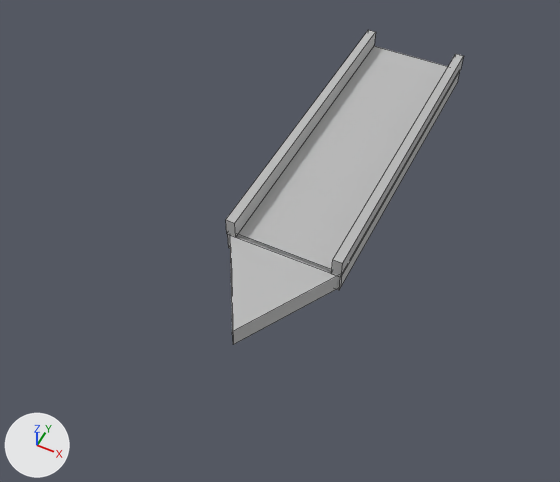
Two versions of the OBJ model TeamCDreamSaver/Models/Tracks/Forest/A - Start.obj, one commit apart.
Rendered twice from a camera (50 mm lens) standing at (107.0, -217.0, 281.0) and looking at (-4.0, 6.0, 2.0). Every picture has the same lights, and +X, +Y and +Z are marked at lower left. Mesh edges are drawn as thin lines. Where no turn or scale is listed for an object, it has been applied to the vertices.

Before the edit, the objects in view are built like this:
```python
me_a___start = bpy.data.meshes.new('A - Start')
me_a___start.from_pydata(...)  # 30 vertices, 23 faces; spans x -30.0..30.0, y -50.0..180.0, z -10.0..10.0
me_a___start.materials.append(mat_initialshadinggroup)  # grey #bcbcbc
ob_a___start = bpy.data.objects.new('A - Start', me_a___start)
ob_a___start.location = (0.0, 0.0, 0.0)
```
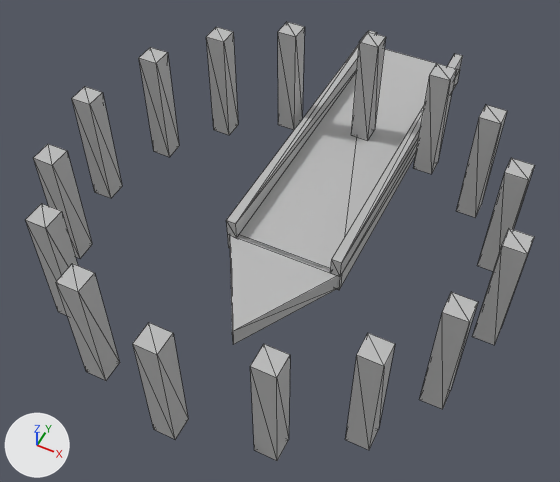
Location of each change, [x1, y1, x2, y2] in pixels of the pictures (560 x 482 px):
'A - Start', reshaped (113% wider, 40% taller)
    before: [226, 30, 464, 344]
    after: [26, 22, 535, 461]
part 1 of me_a___start, added
    after: [351, 32, 386, 140]
part 2 of me_a___start, added
    after: [133, 323, 188, 439]
part 3 of me_a___start, added
    after: [72, 87, 122, 198]
part 4 of me_a___start, added
    after: [472, 228, 534, 345]
part 5 of me_a___start, added
    after: [139, 47, 179, 157]
part 6 of me_a___start, added
    after: [33, 144, 92, 258]
part 7 of me_a___start, added
    after: [477, 158, 535, 271]
part 8 of me_a___start, added
    after: [420, 292, 478, 409]
part 9 of me_a___start, added
    after: [250, 344, 290, 461]
part 10 of me_a___start, added
    after: [56, 263, 120, 381]
part 11 of me_a___start, added
    after: [414, 64, 457, 174]
part 12 of me_a___start, added
    after: [278, 22, 304, 130]
part 13 of me_a___start, added
    after: [456, 105, 507, 218]
part 14 of me_a___start, added
    after: [26, 203, 78, 315]
part 15 of me_a___start, added
    after: [345, 333, 395, 450]
part 16 of me_a___start, added
    after: [206, 27, 238, 135]
part 17 of me_a___start, built on
    before: [226, 30, 464, 344]
    after: [226, 30, 463, 344]

The change, as a list of edits to the scene's bpy script:
```text
Change me_a___start:
    used by ob_a___start; location = (0.0, 0.0, 0.0)
    remove me_a___start.from_pydata(...)  # 30 vertices, 23 faces; spans x -30.0..30.0, y -50.0..180.0, z -10.0..10.0
    add me_a___start.from_pydata(...)  # 154 vertices, 236 faces; spans x -105.0..105.0, y -105.0..180.0, z -10.0..60.0
    me_a___start part 1: a new loose piece, a box spanning x -5.0..5.0, y 95.0..105.0, z 0.0..60.0, in mat_initialshadinggroup (grey #bcbcbc)
    me_a___start part 2: a new loose piece, a box spanning x -5.0..5.0, y -105.0..-95.0, z 0.0..60.0, in mat_initialshadinggroup (grey #bcbcbc)
    me_a___start part 3: a new loose piece, a box spanning x -105.0..-95.0, y -5.0..5.0, z 0.0..60.0, in mat_initialshadinggroup (grey #bcbcbc)
    me_a___start part 4: a new loose piece, a box spanning x 95.0..105.0, y -5.0..5.0, z 0.0..60.0, in mat_initialshadinggroup (grey #bcbcbc)
    me_a___start part 5: a new loose piece, a box spanning x -95.0..-85.0, y 35.0..45.0, z 0.0..60.0, in mat_initialshadinggroup (grey #bcbcbc)
    me_a___start part 6: a new loose piece, a box spanning x -95.0..-85.0, y -45.0..-35.0, z 0.0..60.0, in mat_initialshadinggroup (grey #bcbcbc)
    me_a___start part 7: a new loose piece, a box spanning x 85.0..95.0, y 35.0..45.0, z 0.0..60.0, in mat_initialshadinggroup (grey #bcbcbc)
    me_a___start part 8: a new loose piece, a box spanning x 85.0..95.0, y -45.0..-35.0, z 0.0..60.0, in mat_initialshadinggroup (grey #bcbcbc)
    me_a___start part 9: a new loose piece, a box spanning x 35.0..45.0, y -95.0..-85.0, z 0.0..60.0, in mat_initialshadinggroup (grey #bcbcbc)
    me_a___start part 10: a new loose piece, a box spanning x -45.0..-35.0, y -95.0..-85.0, z 0.0..60.0, in mat_initialshadinggroup (grey #bcbcbc)
    me_a___start part 11: a new loose piece, a box spanning x 35.0..45.0, y 85.0..95.0, z 0.0..60.0, in mat_initialshadinggroup (grey #bcbcbc)
    me_a___start part 12: a new loose piece, a box spanning x -45.0..-35.0, y 85.0..95.0, z 0.0..60.0, in mat_initialshadinggroup (grey #bcbcbc)
    me_a___start part 13: a new loose piece, a box spanning x 65.0..75.0, y 65.0..75.0, z 0.0..60.0, in mat_initialshadinggroup (grey #bcbcbc)
    me_a___start part 14: a new loose piece, a box spanning x -75.0..-65.0, y -75.0..-65.0, z 0.0..60.0, in mat_initialshadinggroup (grey #bcbcbc)
    me_a___start part 15: a new loose piece, a box spanning x 65.0..75.0, y -75.0..-65.0, z 0.0..60.0, in mat_initialshadinggroup (grey #bcbcbc)
    me_a___start part 16: a new loose piece, a box spanning x -75.0..-65.0, y 65.0..75.0, z 0.0..60.0, in mat_initialshadinggroup (grey #bcbcbc)
    me_a___start part 17
    12 vertices are removed from x -30.0..30.0, y 0.0..180.0, z 0.0..10.0
    21 faces are deleted
    8 vertices are added at x -25.0..25.0, y 0.0..180.0, z 0.0..10.0
    42 new faces join them
```
